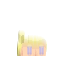
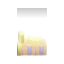
Before/after of a 64 x 64 layered artwork. What changed in the layer stack:
added layer "Layer 6" (20%) above "Layer 5" over [17, 8, 47, 55]
added layer "Layer 5" above "Layer 2" over [17, 8, 47, 56]
